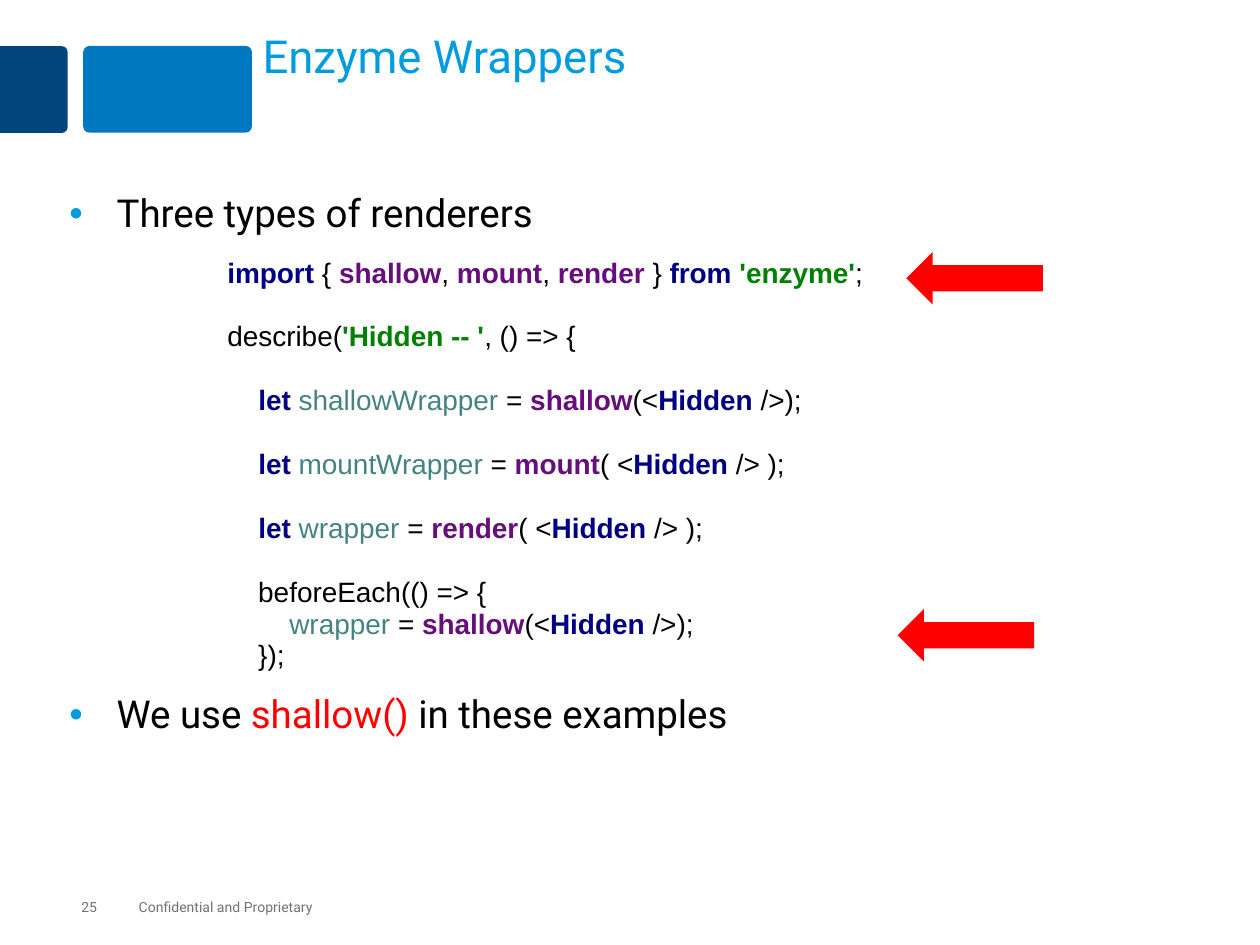
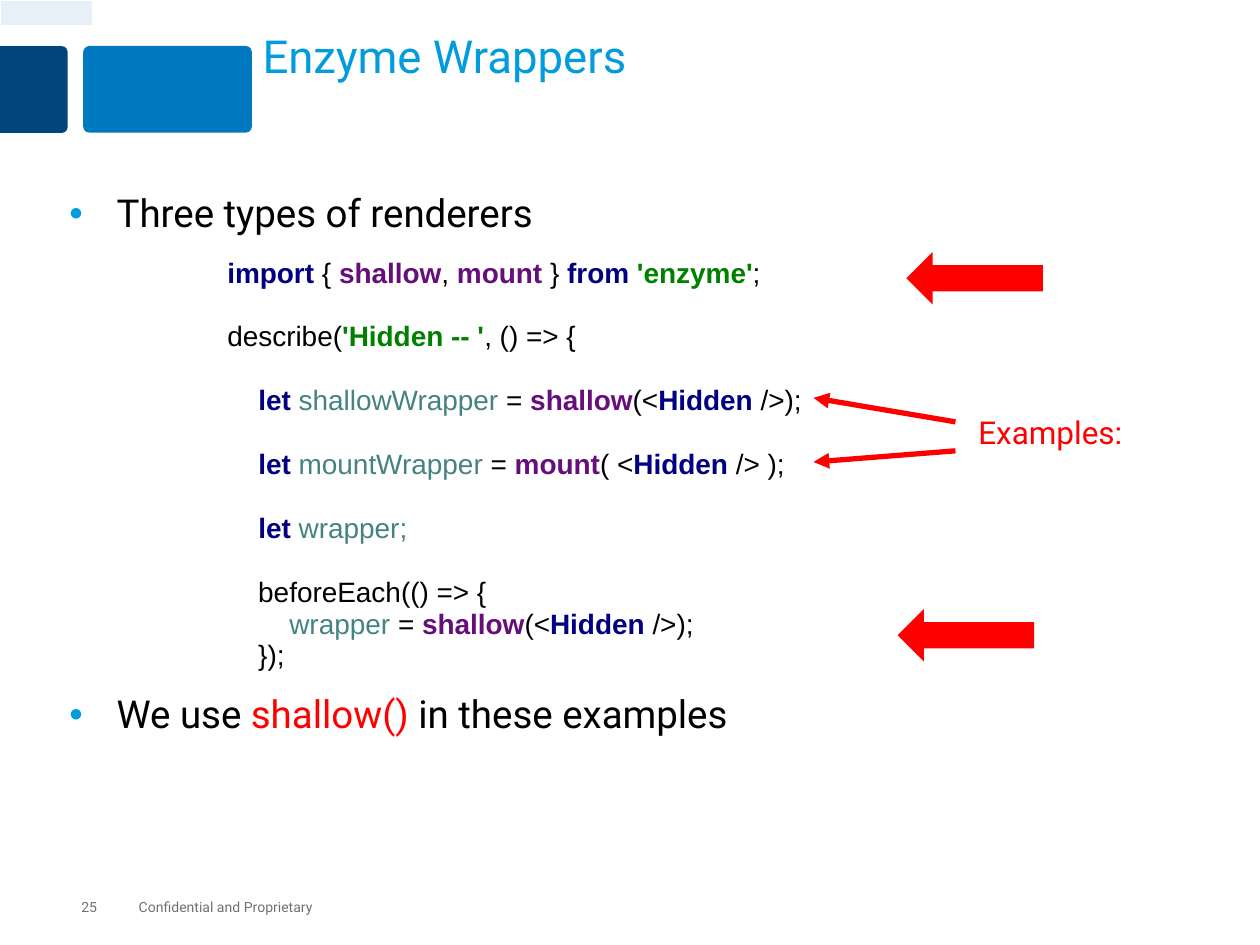
Before and after one commit to MaxMillington/react_practice, a slide deck: slide 25 of lesson-react-70-testing/react-testing.pptx. Drawn at 1260x945 pixels with LibreOffice and Linux fonts; fonts in the diff are those of the drawing. Boxes give left, top, right and bottom in pixels: in the first picture for what was removed or moved away, otherwise in the second. Text is boxed around its words. In the diff, an @@ line names an element or a change of style, - is before the commit and + after.

```diff
--- a/lesson-react-70-testing/react-testing.pptx
+++ b/lesson-react-70-testing/react-testing.pptx
@@ table added at (x1=0, y1=0, x2=93, y2=26), 1 rows, 1 columns @@
+
@@ text at (x1=227, y1=262, x2=760, y2=639): text changed @@
-        import { shallow, mount, render } from 'enzyme';
-        describe('Hidden -- ', () => {
-        let shallowWrapper = shallow(<Hidden />);
-        let mountWrapper = mount( <Hidden /> );
-        let wrapper = render( <Hidden /> );
-        beforeEach(() => {
-        wrapper = shallow(<Hidden />);
-        });
+        import { shallow, mount } from 'enzyme';
+        describe('Hidden -- ', () => {
+        let shallowWrapper = shallow(<Hidden />);
+        let mountWrapper = mount( <Hidden /> );
+        let wrapper;
+        beforeEach(() => {
+        wrapper = shallow(<Hidden />);
+        });
@@ arrow added from (955, 422) to (814, 398), #FF0000 3 pt @@
@@ text added at (x1=978, y1=420, x2=1122, y2=451), 18 pt, text #FF0000 @@
+Examples:
@@ arrow added from (955, 451) to (814, 462), #FF0000 3 pt @@
```
Also in this commit, not shown: 13 other slides changed.
